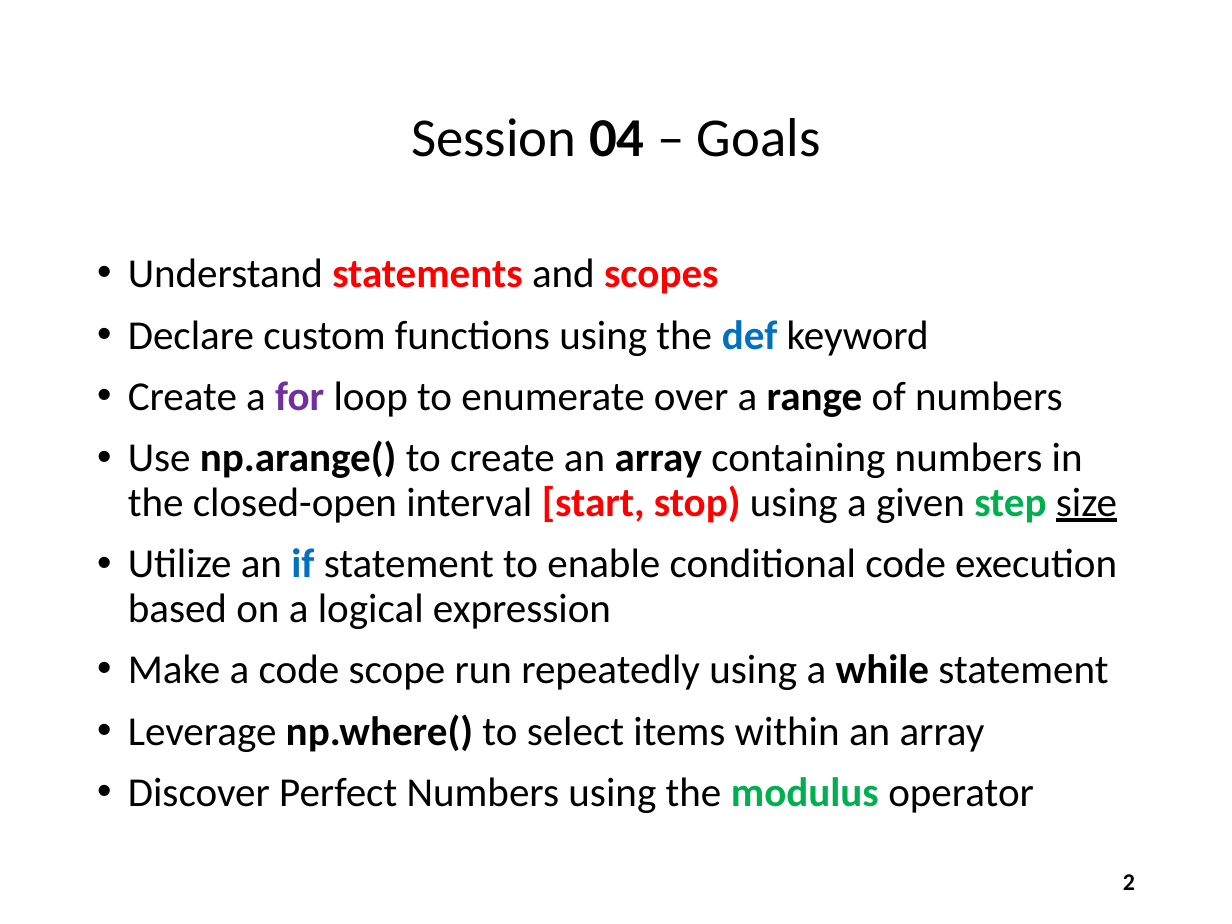
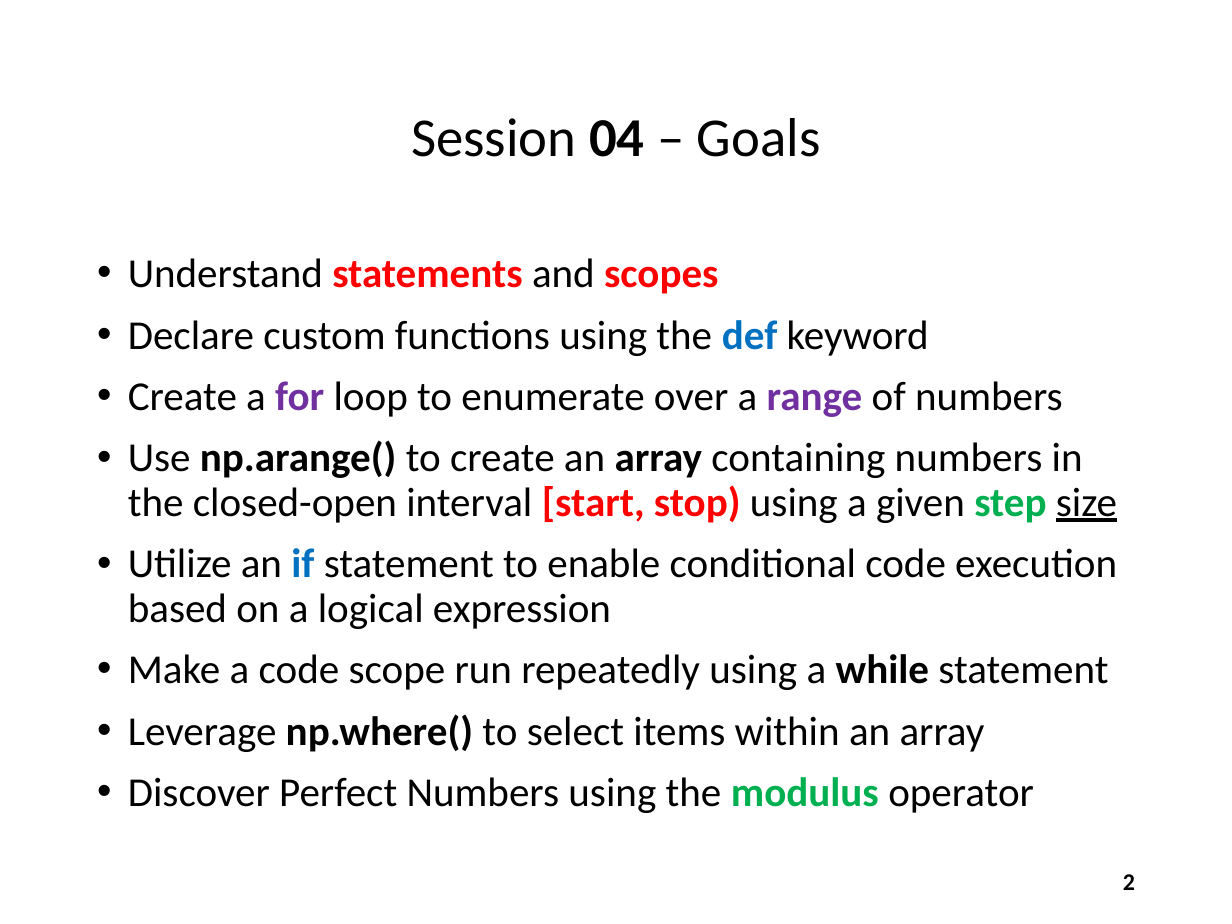
Before and after one commit to dbiersach/scicomp101, a slide deck: slide 2 of Session 04 - Functions and Logic/Session 04 - Functions and Logic.pptx. Drawn at 1232x924 pixels with LibreOffice and Linux fonts; fonts in the diff are those of the drawing. Boxes give left, top, right and bottom in pixels: in the first picture for what was removed or moved away, otherwise in the second. Text is boxed around its words. In the diff, an @@ line names an element or a change of style, - is before the commit and + after.

Commit message:
Switch to range()

```diff
--- a/Session 04 - Functions and Logic/Session 04 - Functions and Logic.pptx
+++ b/Session 04 - Functions and Logic/Session 04 - Functions and Logic.pptx
@@ text at [128, 381, 1063, 417]: text colour #000000 to #7030A0 in "range" @@
```
Also in this commit, not shown: 4 other slides changed, 1 other file.
